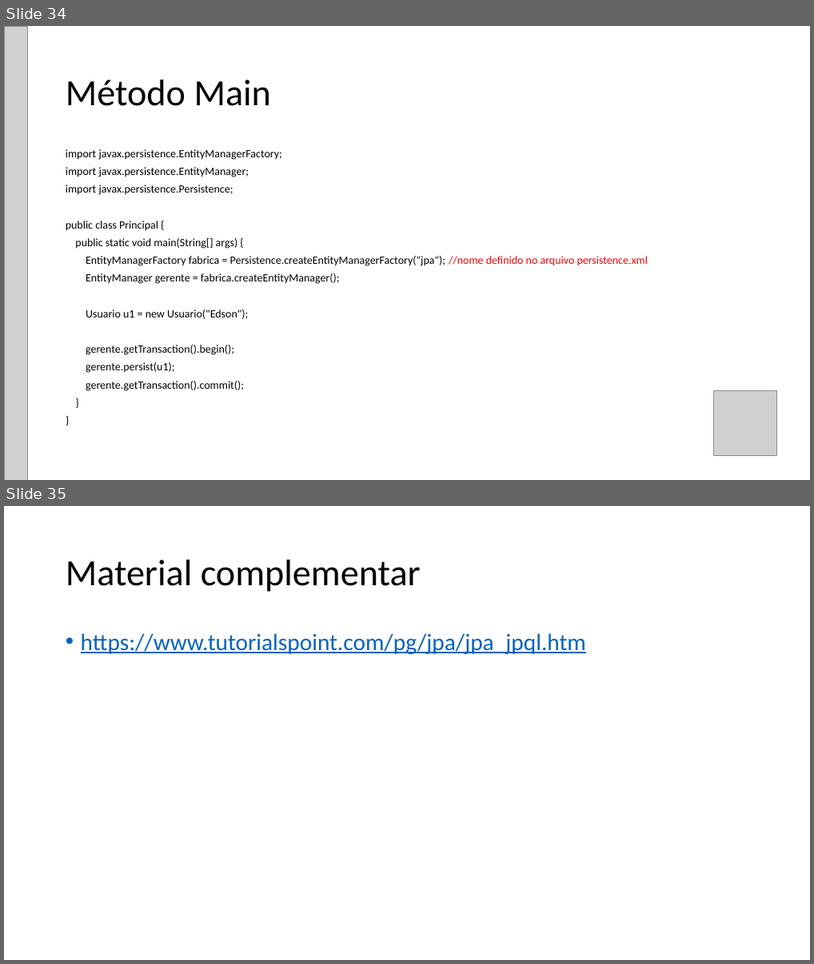
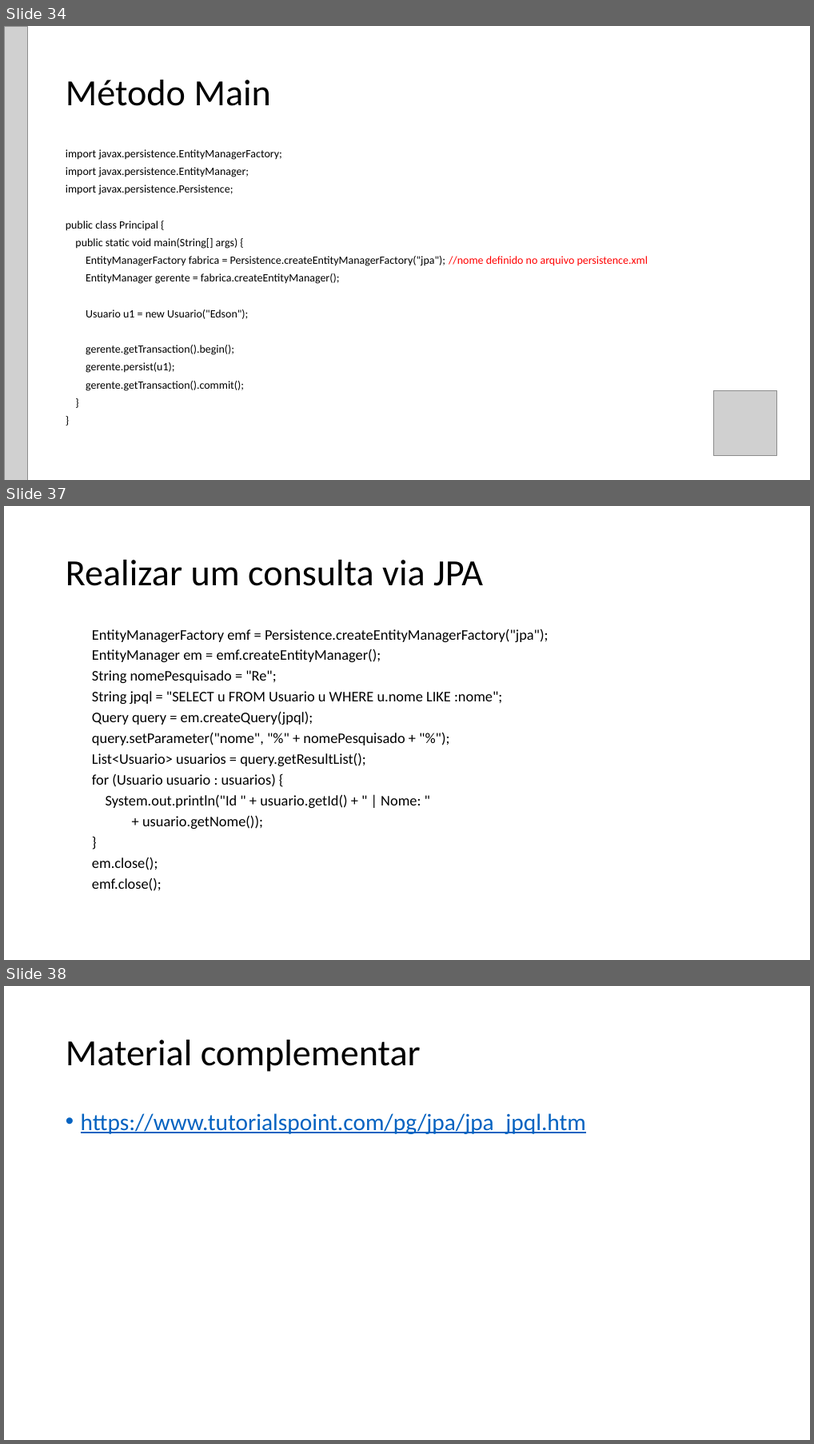
Before and after one commit to ViniciusKalach/FacensPOO202301, a slide deck: Material/POOAula12 - JPA Code First.pptx. Shown one above the other, each under a label of ours: slides 34 and 35 before the commit, slides 34, 37 and 38 after it; the slides between them are not shown. The pictures are 814x964 and 814x1444 pixels, drawn with LibreOffice and Linux fonts; fonts in the diff are those of the drawing; grey boxes stand for pictures. Boxes give left, top, right and bottom in pixels: in the first picture for what was removed or moved away, otherwise in the second. Text is boxed around its words. In the diff, an @@ line names an element or a change of style, - is before the commit and + after.

```diff
--- a/Material/POOAula12 - JPA Code First.pptx
+++ b/Material/POOAula12 - JPA Code First.pptx
@@ slide 37 added at (4,506,810,960), background #FFFFFF @@
@@ title added at (66,560,483,586), 44 pt, text #000000 @@
+Realizar um consulta via JPA
@@ text added at (92,628,548,891), 17.5 pt, text #000000 @@
+EntityManagerFactory emf = Persistence.createEntityManagerFactory("jpa");
+EntityManager em = emf.createEntityManager();
+String nomePesquisado = "Re";
+String jpql = "SELECT u FROM Usuario u WHERE u.nome LIKE :nome";
+Query query = em.createQuery(jpql);
+query.setParameter("nome", "%" + nomePesquisado + "%");
+List<Usuario> usuarios = query.getResultList();
+for (Usuario usuario : usuarios) {
+System.out.println("Id " + usuario.getId() + " | Nome: "
++ usuario.getNome());
+}
+em.close();
+emf.close();
@@ what was slide 35 is now slide 38 @@
```
Also in this commit, not shown: 2 other slides added, 3 other files.
